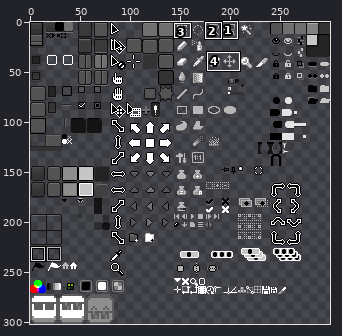
A sprite sheet gets an edit: sheet.png. The picture above shows the old version from afar; the outline marks the close-up.
Close-up. First the earlier version:
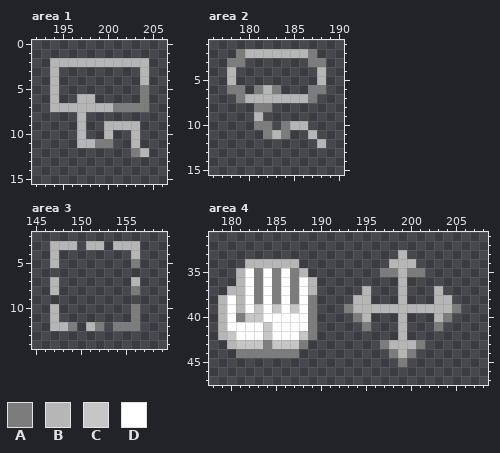
The file is 300x302 pixels. Colours within 5 levels of each other are drawn and written as one. Shown: area 1: x 192..206, y 0..15; area 2: x 176..190, y 1..15; area 3: x 145..159, y 2..14; area 4: x 178..208, y 31..47. The commit also changed other parts of the picture, which this record leaves out.
Palette (. is transparent): A #7c7c7c  B #b6b6b6  C #c6c6c6  D #ffffff
Pixels before, area 1, first column x 194:
 2 BBBBBBBBBBB
 3 B.........B
 4 B.........B
 5 B.........A
 6 B..BB.....A
 7 BBBBBBBAAAA
 8 ...B.......
 9 ...B..BBBB.
10 ...B..B..B.
11 ...BBAA..B.
12 .........AB
Pixels before, area 2, first column x 178:
 2 .ABBBBBBBA.
 3 AA.......AA
 4 B.........B
 5 B.........B
 6 AA.ABA...AA
 7 .ABBBBBBBA.
 8 ...AA......
 9 ...B.......
10 ...AA.ABB..
11 ....ABA..B.
12 ..........B
Pixels before, area 3, first column x 147:
 3 BBB.BB.BBB
 4 B........B
 5 B........A
 6 ..........
 7 B........B
 8 B........A
 9 ..........
10 B........A
11 B........A
12 BBA.BA.AAA
Pixels before, area 4, first column x 179:
33 ....................B......
34 ...BBBBBB..........BBB.....
35 ..BDADADAB........AABAA....
36 ..BDADADADB.........B......
37 .BBDADADADB.....B...B...B..
38 BDBDADADADA....BB...B...BB.
39 BDBDCDCDCDA...ABBBBBBBBBBBA
40 BDACCDDDDDA....AB...B...BA.
41 BDDDDCDDDDA.....A...B...A..
42 BCDDDCDDDCA.........B......
43 .BCCCACCCA........ABBBA....
44 ..AAAAAAA..........ABA.....
45 ....................A......
Once edited:
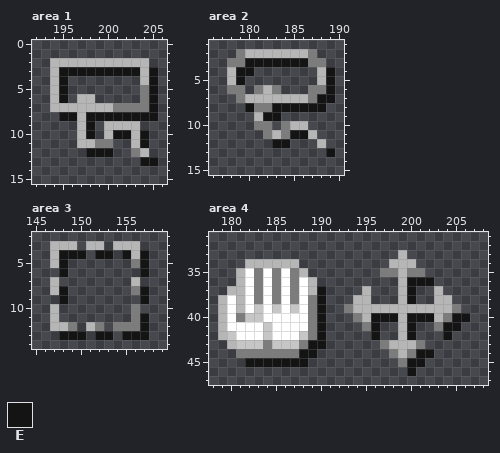
Colours new in this view: E #141414
The exact change:
Changed rows in their new state; - is an unchanged pixel.
Area 1:
first column x 195:
 3 EEEEEEEEE-E
 4 E---------E
 5 E---------E
 6 E---------E
 7 ----------E
 8 EE-EEEEEEEE
 9 ---E-------
10 ---E--EE-E-
11 ---------E-
12 ---EEE-----
13 ---------EE
Area 2:
first column x 179:
 3 -EEEEEEE---
 4 EE--------E
 5 E---------E
 6 ----------E
 7 ---------EE
 8 -E--EEEEEE-
 9 ---EE------
11 ------EE---
12 ----EE-----
13 ----------E
Area 3:
first column x 148:
 4 EEE-EE-E-E
 5 E--------E
 6 E--------E
 8 E--------E
 9 E--------E
11 ---------E
12 ---------E
13 EEE-EE-EEE
Area 4:
first column x 182:
36 ------------------EEE----
37 --------E---------E------
38 --------E---------E------
39 --------E----------------
40 --------E-----EEE-EEE--EE
41 --------E-----E---E---EE-
42 --------E-----E---E---E--
43 -------EE----------------
44 ------EE-----------EE----
45 EEEEEEE-----------EE-----
46 ------------------E------
Where, in picture pixels (left, top, right, bottom), the same in both close-ups:
added: (59, 67, 158, 166)
added: (236, 58, 335, 157)
added: (59, 250, 149, 340)
added: (371, 277, 470, 376)
added: (245, 286, 326, 367)
